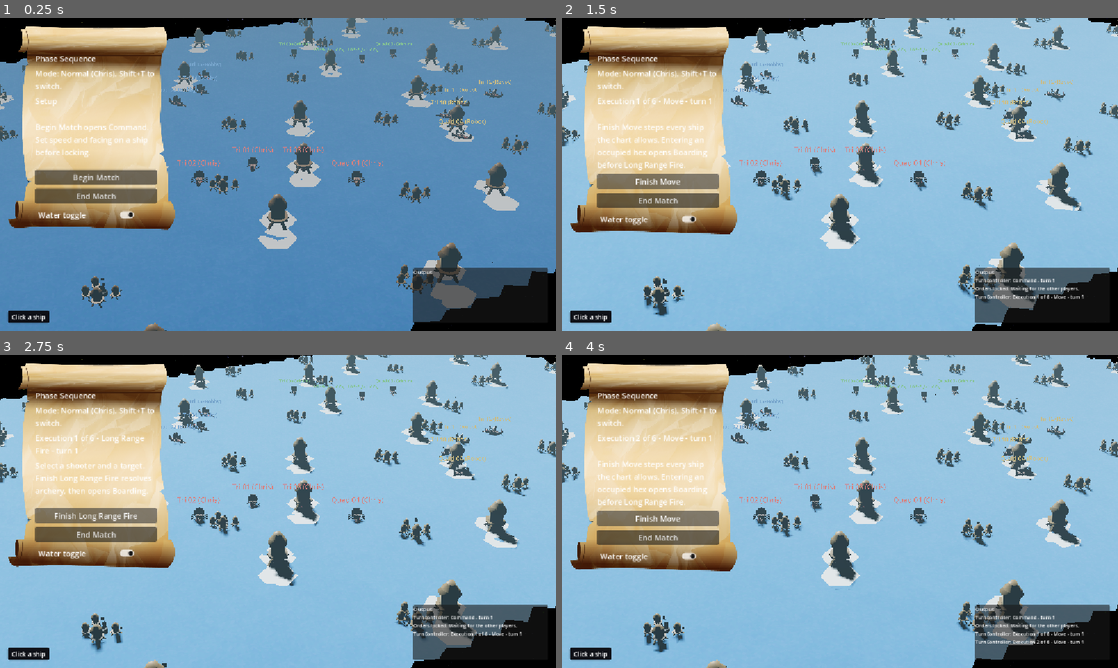
Above: before the commit, frames 1-4 (two rows, left to right).
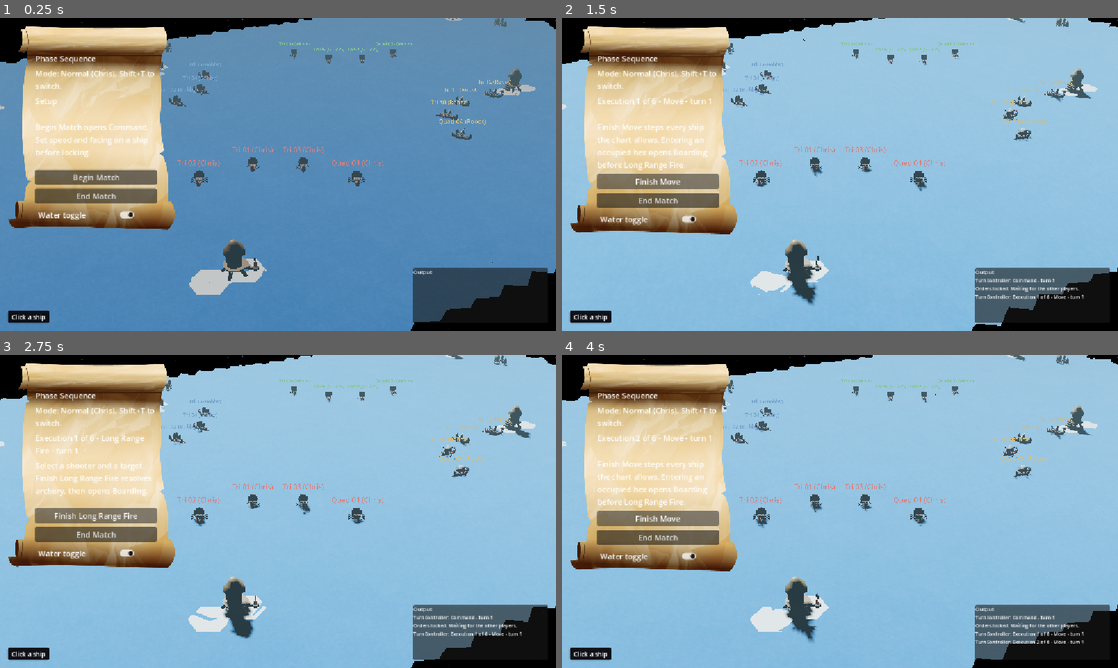
Above: after the commit, the same moments.

Repository: SamEBart/COM_429_RammingSpeed
Game: Godot game, scene res://scenes/GameScene.tscn
The game is run twice, just before and just after one commit, with the same random seed, the same clock (stepped at 60 frames per second) and the same inputs.
Inputs:
- Up to frame 1 (0.25 s): no input
- Up to frame 2 (1.5 s): click "Begin Match" at 0.5 s; click "Ready" at 1.25 s
- Up to frame 3 (2.75 s): click "Finish Move" at 2 s
- Up to frame 4 (4 s): click "Finish Long Range Fire" at 2.75 s; click "Finish Boarding" at 3.5 s

The runs differ from the first frame. In frame 1, 8.6% of the frame differs, in the area x 0-100%, y 0-100%; in frame 2, 9.6%; in frame 3, 9.6%; in frame 4, 9.6%.

Commit message:
The basic logic for implementing terrain is done and dusted. If a tile is covered by terrain it's biome is changed to that terrain biome. The plan is to clean the code up a little bit and to integrate this with at least moving, making it so that if your ship hits terrain it will stop moving and be beached. I will have to refer to the GDD on the rest of what happens if beached.

Diff:
--- a/Resources/GenerationSettings/Islands.tres
+++ b/Resources/GenerationSettings/Islands.tres
@@ -29,4 +29,4 @@
 ocean_noise = SubResource("FastNoiseLite_3udsx")
 ocean_height = -0.5
 map_edge_buffer = 1
-spacing = 4
+spacing = 16
--- a/scenes/GameScene.tscn
+++ b/scenes/GameScene.tscn
@@ -8,6 +8,7 @@
 [ext_resource type="Script" uid="uid://bne86up5eweyd" path="res://scripts/WorldGen/object_placer.gd" id="9_p13dw"]
 [ext_resource type="Script" uid="uid://bdy82nphtcvus" path="res://scripts/pathfinder.gd" id="10_0b4my"]
 [ext_resource type="PackedScene" uid="uid://5hq7deseilvo" path="res://scenes/POI/VillageScene.tscn" id="10_hcqfn"]
+[ext_resource type="PackedScene" uid="uid://bwqp1bpty37ng" path="res://scenes/POI/village_scene_03.tscn" id="10_kxqg4"]
 [ext_resource type="PackedScene" uid="uid://bd0x14n4sxbv6" path="res://scenes/POI/village_scene_02.tscn" id="10_qitmq"]
 [ext_resource type="PackedScene" uid="uid://xm2lgya4capr" path="res://scenes/Cursors/hexagon_cursor.tscn" id="11_rshvd"]
 [ext_resource type="PackedScene" uid="uid://bb3hit25an5ti" path="res://scenes/Cursors/path_overlay.tscn" id="12_0kgq4"]
@@ -97,6 +98,7 @@
 camera_rig = NodePath("../../CameraParent")
 village = ExtResource("10_hcqfn")
 village_02 = ExtResource("10_qitmq")
+village_03 = ExtResource("10_kxqg4")
 
 [node name="ObjectPlacer" type="Node" parent="Builder" unique_id=187523474]
 script = ExtResource("9_p13dw")
--- /dev/null
+++ b/scenes/POI/village_scene_03.tscn
@@ -0,0 +1,88 @@
+[gd_scene format=3 uid="uid://bwqp1bpty37ng"]
+
+[ext_resource type="PackedScene" uid="uid://brdh662e3tx8f" path="res://assets/Meshes/Structures/hut2.0.glb" id="2_2iiuu"]
+[ext_resource type="PackedScene" uid="uid://dkibj7jx3x1db" path="res://assets/Meshes/Tiles/flathexagon.glb" id="3_u22aj"]
+
+[sub_resource type="StandardMaterial3D" id="StandardMaterial3D_chw8l"]
+albedo_color = Color(0.439049, 0.439049, 0.439049, 1)
+
+[sub_resource type="Curve" id="Curve_iro1y"]
+_data = [Vector2(0.891176, 1), 0.0, 0.0, 0, 0, Vector2(1, 0), -2.5102, 0.0, 0, 0]
+point_count = 2
+
+[sub_resource type="CurveTexture" id="CurveTexture_1pdq4"]
+curve = SubResource("Curve_iro1y")
+
+[sub_resource type="Gradient" id="Gradient_heas4"]
+offsets = PackedFloat32Array(0.487179, 0.647436)
+colors = PackedColorArray(0.809266, 0.335834, 3.85046e-07, 1, 0.0962047, 0.0962048, 0.0962047, 1)
+
+[sub_resource type="GradientTexture1D" id="GradientTexture1D_max10"]
+gradient = SubResource("Gradient_heas4")
+
+[sub_resource type="Curve" id="Curve_0j2bh"]
+_data = [Vector2(0, 1), 0.0, 0.0, 0, 0, Vector2(0.602941, 1), 0.034486, 0.034486, 0, 0, Vector2(1, 0.0167437), -6.75519, 0.0, 0, 0]
+point_count = 3
+
+[sub_resource type="CurveTexture" id="CurveTexture_6jm2d"]
+curve = SubResource("Curve_0j2bh")
+
+[sub_resource type="ParticleProcessMaterial" id="ParticleProcessMaterial_2n8n2"]
+emission_shape = 1
+emission_sphere_radius = 0.08
+gravity = Vector3(0, 5, 0)
+damping_min = 3.0
+damping_max = 5.0
+scale_min = 0.1
+scale_max = 0.2
+scale_curve = SubResource("CurveTexture_6jm2d")
+color_ramp = SubResource("GradientTexture1D_max10")
+alpha_curve = SubResource("CurveTexture_1pdq4")
+
+[sub_resource type="StandardMaterial3D" id="StandardMaterial3D_2pql6"]
+transparency = 1
+specular_mode = 2
+disable_ambient_light = true
+vertex_color_use_as_albedo = true
+
+[sub_resource type="QuadMesh" id="QuadMesh_ujkuu"]
+material = SubResource("StandardMaterial3D_2pql6")
+
+[node name="VillageScene" type="Node3D" unique_id=1457682501]
+
+[node name="CSGCylinder3D" type="CSGCylinder3D" parent="." unique_id=1328464634]
+transform = Transform3D(1, 0, 0, 0, 1, 0, 0, 0, 1, 0.0416322, 0.0853689, 0.0892119)
+radius = 0.15
+height = 0.2
+material = SubResource("StandardMaterial3D_chw8l")
+
+[node name="GPUParticles3D" type="GPUParticles3D" parent="CSGCylinder3D" unique_id=1088309926]
+transform = Transform3D(1, 0, 0, 0, 1, 0, 0, 0, 1, 0, 0.0684385, 0)
+amount = 10
+preprocess = 1.0
+randomness = 0.3
+transform_align = 1
+transform_align_channel_filter = 1
+process_material = SubResource("ParticleProcessMaterial_2n8n2")
+draw_pass_1 = SubResource("QuadMesh_ujkuu")
+
+[node name="hut2_0" parent="." unique_id=2014721100 instance=ExtResource("2_2iiuu")]
+transform = Transform3D(0.6411717, -0.0023766826, 0.76739335, 0.00197434, 0.999997, 0.0014474702, -0.76739454, 0.0005870141, 0.6411746, -1.605143, 0.625004, -0.96041167)
+
+[node name="hut2_1" parent="." unique_id=197047626 instance=ExtResource("2_2iiuu")]
+transform = Transform3D(-0.5398063, 0.0004206865, 0.44565558, 0.0013820399, 0.69999796, 0.00101323, -0.44565377, 0.0016612303, -0.5398056, -1.6898501, 0.46621212, 1.0214372)
+
+[node name="hut2_2" parent="." unique_id=1628093918 instance=ExtResource("2_2iiuu")]
+transform = Transform3D(-0.3064373, -0.00030597585, 0.6293621, 0.00138204, 0.69999796, 0.0010132298, -0.62936056, 0.0016861348, -0.30643484, -1.9776801, 0.467599, 0.6452574)
+
+[node name="hut2_3" parent="." unique_id=348484082 instance=ExtResource("2_2iiuu")]
+transform = Transform3D(-0.6960178, 0.0014820714, -0.074541, 0.0013820395, 0.6999979, 0.0010132298, 0.074542984, 0.00086029747, -0.69601876, -1.0846057, 0.467599, 1.0294932)
+
+[node name="Tile 01" parent="." unique_id=1019544963 instance=ExtResource("3_u22aj")]
+transform = Transform3D(1, 0, 0, 0, 1, 0, 0, 0, 1, 0.004, 0.082, 0)
+
+[node name="Tile 02" parent="." unique_id=999412332 instance=ExtResource("3_u22aj")]
+transform = Transform3D(1, 0, 0, 0, 1, 0, 0, 0, 1, -1.487, 0.082, -0.862)
+
+[node name="Tile 03" parent="." unique_id=1865731834 instance=ExtResource("3_u22aj")]
+transform = Transform3D(1, 0, 0, 0, 1, 0, 0, 0, 1, -1.487, 0.082, 0.862)
--- a/scripts/WorldGen/object_placer.gd
+++ b/scripts/WorldGen/object_placer.gd
@@ -28,14 +28,61 @@
 
 		if valid:
 			placed_positions.append(Vector2(candidate.pos_data.grid_position.x, candidate.pos_data.grid_position.y))
-			spawn_on_tile(candidate, object_to_place, biome)
-
-			#Temp rotation to "front"/"north"/"up"
-			candidate.global_rotation_degrees = Vector3(0, 0, 0)
+			determine_placeability(candidate, object_to_place, biome)
 
 #			for n in WorldMap.get_tile_neighbors(candidate):
 #				n.placeable = false
 	print("placed " + str(placed_positions.size()) + " in " + str(current_index) + " attempts")
+
+
+func determine_placeability(tile : Tile, scene : PackedScene, biome: String):
+	#Get random orientation and set base tile rotation
+	var rotation = randi_range(0, 5)
+
+	#Since some terrain tiles span multiple hexes check to see if those hexes are empty
+	if biome != "Beach":
+		#Put tiles neighbors into an array
+		var neighbs = WorldMap.get_tile_neighbors_02(tile)
+		var new_neighbs = []
+
+		#Reverse said array to line up with terrain rotation
+			#Origin tile and the Outer tile(s) are off by 3 values between arrays.
+			#So the Origin tile arrays back end is the Outer arrays start. Both go counterclockwise
+		for n in range(neighbs.size() -1, -1, -1):
+			new_neighbs.append(neighbs[n])
+
+		#If making an Island
+		if biome == "Island":
+			#Set the back of the front of the island to new biome
+				#An Island tile is 1x2 so the tile behind it needs to be an island tile as well.
+			new_neighbs[rotation].biome = biome
+
+		#If making a Mountain
+		elif biome == "Mountain":
+			#Set the back of the front of the island to new biome
+				#An Island tile is 1x2 so the tile behind it needs to be an island tile as well.
+			new_neighbs[rotation].biome = biome
+			new_neighbs[(rotation + 1) % 6].biome = biome
+
+	#Beach/All spawning
+	spawn_terrain_tile(tile, scene, biome, rotation * 60)
+
+# Spawn an object on a tile
+func spawn_terrain_tile(tile: Tile, scene: PackedScene, biome: String, rotation: int):
+	if not tile or not scene:
+		push_warning("tile not found!")
+		return
+
+	var instance = scene.instantiate()
+	add_child(instance)
+	call_deferred("position_object", instance, tile.global_position)
+
+	#Make Islands face random rotation
+	instance.global_rotation_degrees = Vector3(0, rotation, 0)
+
+	tile.biome = biome
+	tile.placeable = false
+
 
 func place_villages(tiles : Array[Tile], spacing : int, object: PackedScene):
 	var tiles_copy = tiles.duplicate(true) #copy tiles and leave original unaffected
@@ -64,14 +111,14 @@
 
 		if valid and candidate.biome != "Village":
 			placed_positions.append(Vector2(candidate.pos_data.grid_position.x, candidate.pos_data.grid_position.y))
-			spawn_on_tile(candidate, object, "Village")
+			spawn_on_tile(candidate, object)
 #			for n in WorldMap.get_tile_neighbors(candidate):
 #				n.placeable = false
 	print("placed " + str(placed_positions.size()) + " in " + str(current_index) + " attempts")
 
 
 # Spawn an object on a tile
-func spawn_on_tile(tile : Tile, scene : PackedScene, biome: String):
+func spawn_on_tile(tile : Tile, scene : PackedScene):
 	if not tile or not scene:
 		push_warning("tile not found!")
 		return
@@ -80,8 +127,6 @@
 	add_child(instance)
 	call_deferred("position_object", instance, tile.global_position)
 
-	tile.biome = biome
-
 
 func position_object(object : Node3D, target_location : Vector3):
 	object.position = target_location
--- a/scripts/WorldGen/world.gd
+++ b/scripts/WorldGen/world.gd
@@ -63,3 +63,35 @@
 		if neighbor_coords in map_as_dict:
 			neighbors.append(map_as_dict[neighbor_coords])
 	return neighbors
+
+## Carter getting neighbors for terrain tiling because the above way was not starting in a constant spot!
+const EVEN_COL_DIRS: Array[Vector2i] = [
+	Vector2i(0, -1),  # North
+	Vector2i(1, -1),  # North-East
+	Vector2i(1, 0),   # South-East
+	Vector2i(0, 1),   # South
+	Vector2i(-1, 0),  # South-West
+	Vector2i(-1, -1)  # North-West
+]
+
+const ODD_COL_DIRS: Array[Vector2i] = [
+	Vector2i(0, -1),  # North
+	Vector2i(1, 0),   # North-East
+	Vector2i(1, 1),   # South-East
+	Vector2i(0, 1),   # South
+	Vector2i(-1, 1),  # South-West
+	Vector2i(-1, 0)   # North-West
+]
+func get_tile_neighbors_02(tile: Tile) -> Array[Tile]:
+	var neighbors : Array[Tile] = []
+	if is_map_staggered:
+		if tile.pos_data.grid_position.x & 1 == 1:
+			neighbor_positions = ODD_COL_DIRS
+		else:
+			neighbor_positions = EVEN_COL_DIRS
+
+	for direction in neighbor_positions:
+		var neighbor_coords = Vector2(tile.pos_data.grid_position.x + int(direction.x), tile.pos_data.grid_position.y + int(direction.y))
+		if neighbor_coords in map_as_dict:
+			neighbors.append(map_as_dict[neighbor_coords])
+	return neighbors
--- a/scripts/WorldGen/world_gen.gd
+++ b/scripts/WorldGen/world_gen.gd
@@ -25,6 +25,7 @@
 @export_category("Terrain Spawning")
 @export var village : PackedScene
 @export var village_02 : PackedScene
+@export var village_03 : PackedScene
 
 ## What to create
 var myShip = preload("res://scenes/Units/prototype_unit.tscn")
@@ -307,12 +308,18 @@
 
 	## Spawn villages
 	if settings.spawn_villages:
+		#Temporarily using this while figuring out terrain tile placement
+		#All villages are currently using same settings
 		var placeable = get_placeable_tiles()
-		object_placer.place_villages(placeable, settings.spacing, village)
+		object_placer.place_terrain(placeable, settings.spacing, village, "Beach")
 		interval["Spawn Villages -- "] = Time.get_ticks_msec()
 
 		placeable = get_placeable_tiles()
-		object_placer.place_villages(placeable, settings.spacing, village_02)
+		object_placer.place_terrain(placeable, settings.spacing, village_02, "Island")
+		interval["Spawn Villages -- "] = Time.get_ticks_msec()
+
+		placeable = get_placeable_tiles()
+		object_placer.place_terrain(placeable, settings.spacing, village_03, "Mountain")
 		interval["Spawn Villages -- "] = Time.get_ticks_msec()
 
 	print_generation_results(starttime, interval)
